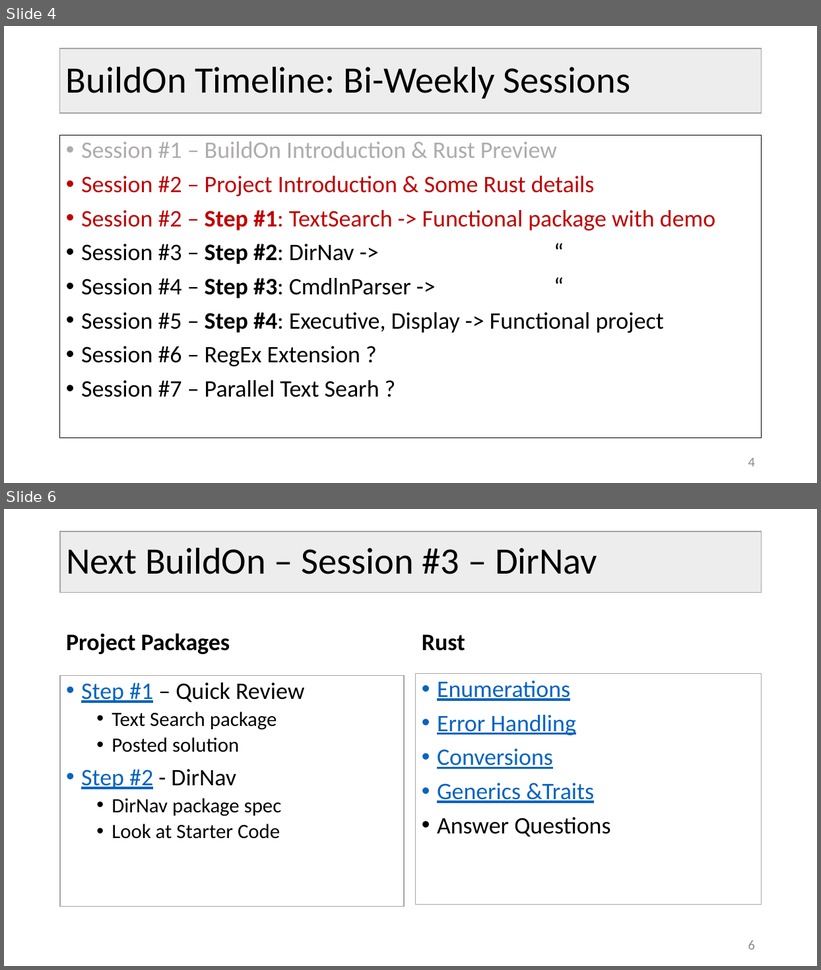
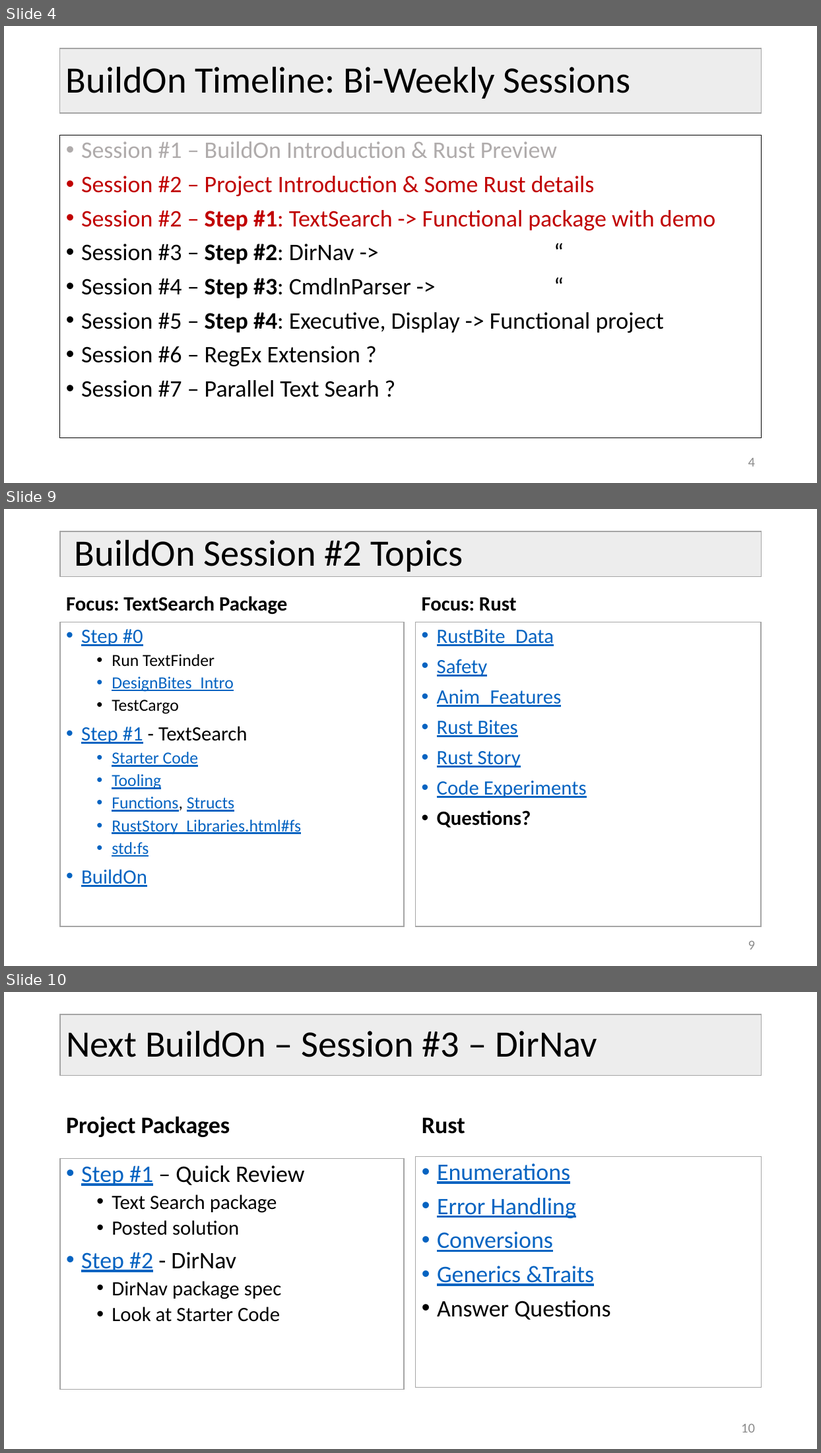
Before and after one commit to JimFawcett/BuildOn, a slide deck: Build-On-2.pptx. Shown one above the other, each under a label of ours: slides 4 and 6 before the commit, slides 4, 9 and 10 after it; the slides between them are not shown. The pictures are 821x970 and 821x1453 pixels, drawn with LibreOffice and Linux fonts; fonts in the diff are those of the drawing. Boxes give left, top, right and bottom in pixels: in the first picture for what was removed or moved away, otherwise in the second. Text is boxed around its words. In the diff, an @@ line names an element or a change of style, - is before the commit and + after.

```diff
--- a/Build-On-2.pptx
+++ b/Build-On-2.pptx
@@ slide 9 added at <box>4,509,817,966</box>, background #FFFFFF @@
@@ title added at <box>60,531,762,577</box>, fill #EDEDED, outline #A5A5A5 1 pt, 44 pt, text #000000 @@
+BuildOn Session #2 Topics
@@ text added at <box>66,596,287,615</box>, 24 pt, text #000000, bold @@
+Focus: TextSearch Package
@@ text added at <box>422,597,516,611</box>, 24 pt, text #000000, bold @@
+Focus: Rust
@@ text added at <box>60,623,404,927</box>, fill #FFFFFF, outline #A5A5A5 1 pt, 20 pt, text #0563C1, underline @@
+• Step #0
+  • Run TextFinder
+  • DesignBites_Intro
+  • TestCargo
+• Step #1 - TextSearch
+  • Starter Code
+  • Tooling
+  • Functions, Structs
+  • RustStory_Libraries.html#fs
+  • std:fs
+• BuildOn
@@ text added at <box>416,623,762,927</box>, fill #FFFFFF, outline #A5A5A5 1 pt, 24 pt, text #0563C1, underline @@
+• RustBite_Data
+• Safety
+• Anim_Features
+• Rust Bites
+• Rust Story
+• Code Experiments
+• Questions?
@@ page number added at <box>748,941,755,950</box>, 16 pt, text #8C8C8C @@
+9
@@ what was slide 6 is now slide 10 @@
@@ page number at <box>741,1424,755,1433</box>: text changed @@
-6
+10
```
Also in this commit, not shown: 1 slide changed, 3 other slides added, 1 other file.
